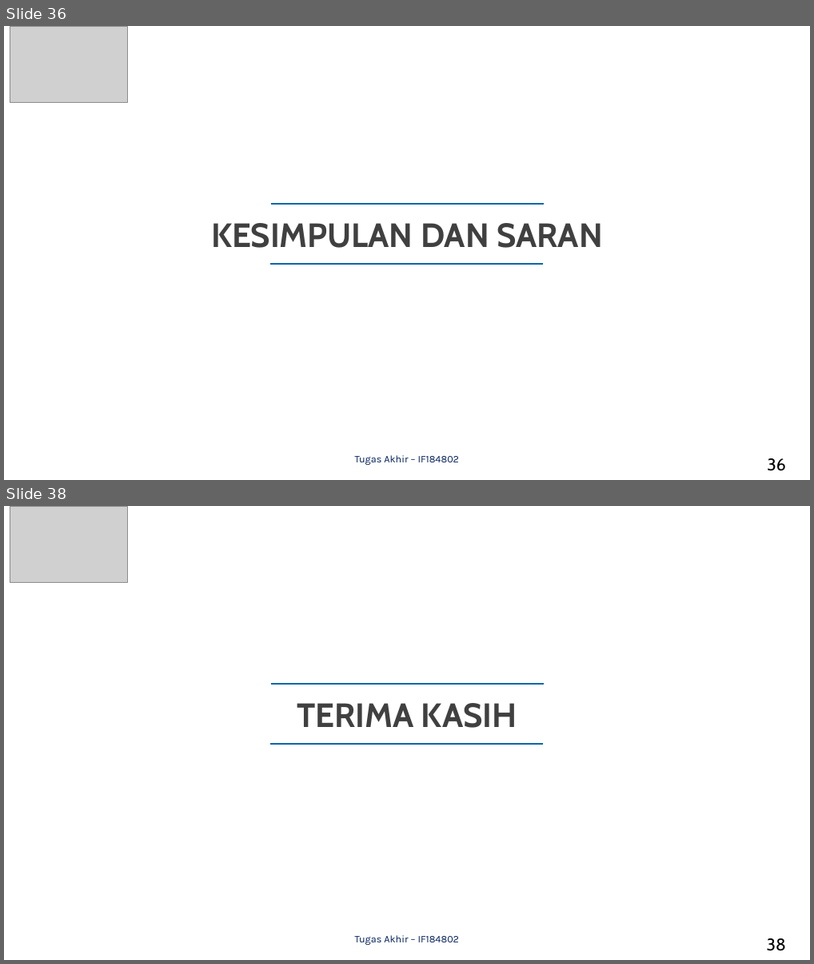
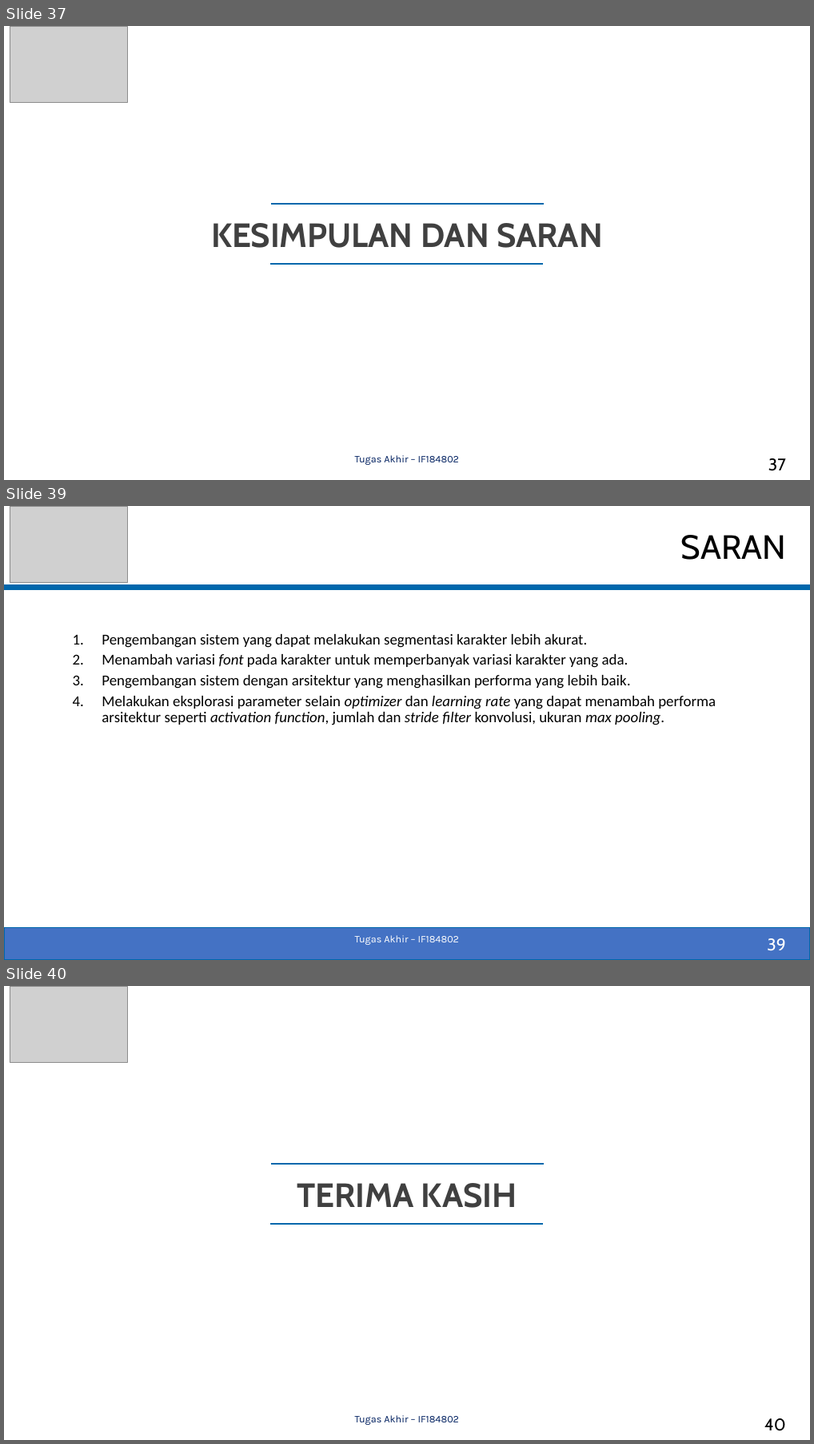
Before and after one commit to fenezema/Tugas-Akhir, a slide deck: Dokumen/05111540000055-Pradipta-Baskara-Slide_TA.pptx. Shown one above the other, each under a label of ours: slides 36 and 38 before the commit, slides 37, 39 and 40 after it; the slides between them are not shown. The pictures are 814x964 and 814x1444 pixels, drawn with LibreOffice and Linux fonts; fonts in the diff are those of the drawing; grey boxes stand for pictures. Boxes give left, top, right and bottom in pixels: in the first picture for what was removed or moved away, otherwise in the second. Text is boxed around its words. In the diff, an @@ line names an element or a change of style, - is before the commit and + after.

```diff
--- a/Dokumen/05111540000055-Pradipta-Baskara-Slide_TA.pptx
+++ b/Dokumen/05111540000055-Pradipta-Baskara-Slide_TA.pptx
@@ slide 39 added at (x1=4, y1=506, x2=810, y2=960), background #FFFFFF @@
@@ picture added at (x1=10, y1=506, x2=128, y2=582) @@
@@ title added at (x1=682, y1=535, x2=786, y2=560), 40 pt, text #000000 @@
+    SARAN
@@ line added from (4, 587) to (810, 587), #0067AC 6 pt @@
@@ text added at (x1=102, y1=634, x2=716, y2=725), 18 pt, text #000000 @@
+      1. Pengembangan sistem yang dapat melakukan segmentasi karakter lebih akurat.
+      2. Menambah variasi font pada karakter untuk memperbanyak variasi karakter yang ada.
+      3. Pengembangan sistem dengan arsitektur yang menghasilkan performa yang lebih baik.
+      4. Melakukan eksplorasi parameter selain optimizer dan learning rate yang dapat menambah performa arsitektur seperti activation function, jumlah dan stride filter konvolusi, ukuran max pooling.
@@ rectangle added at (x1=4, y1=928, x2=810, y2=960), fill #4472C4, outline #0067AC 1 pt @@
@@ text added at (x1=355, y1=935, x2=460, y2=944), 12 pt, text #FFFFFF @@
+Tugas Akhir – IF184802
@@ page number added at (x1=767, y1=938, x2=786, y2=951), 20 pt, text #FFFFFF @@
+39
@@ what was slide 36 is now slide 37 @@
@@ page number at (x1=769, y1=458, x2=786, y2=471): text changed @@
-36
+37
@@ what was slide 38 is now slide 40 @@
@@ page number at (x1=765, y1=1418, x2=786, y2=1431): text changed @@
-38
+40
```
Also in this commit, not shown: 8 slides changed, 1 other slide added, 3 other files.
